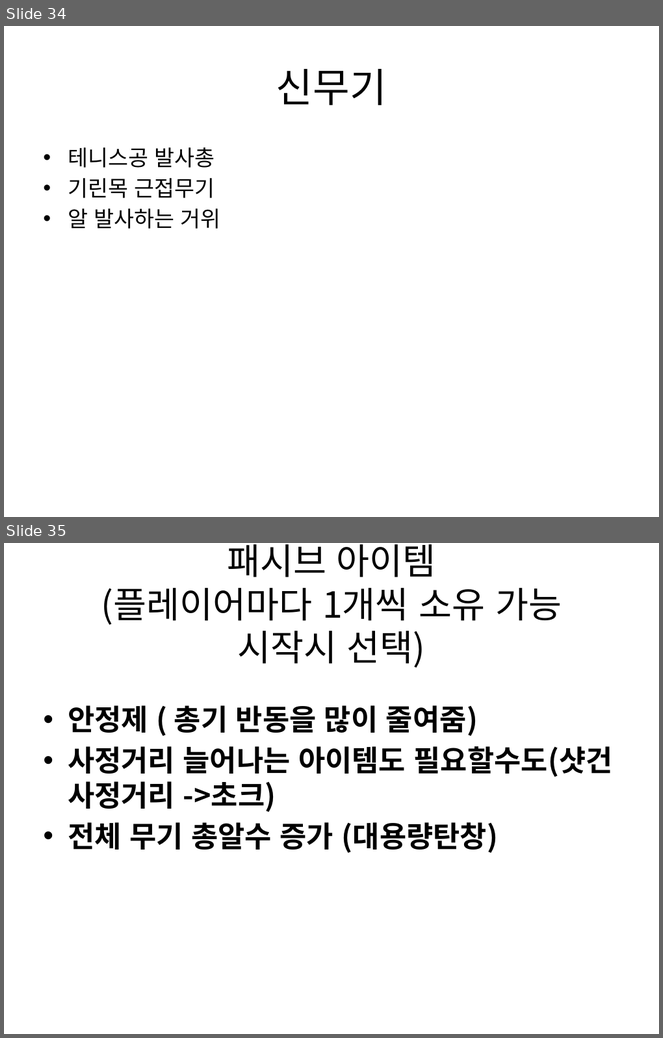
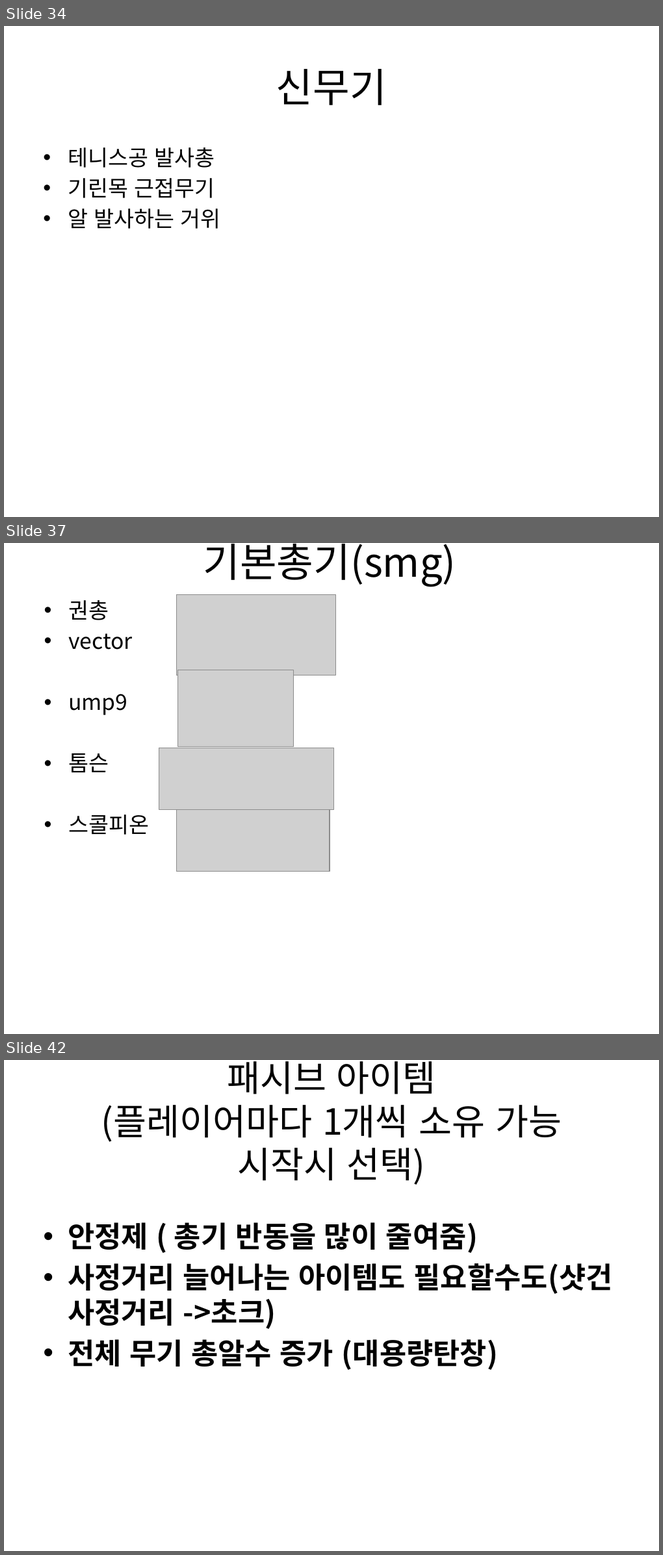
Before and after one commit to gkdlgndpdu/EscapeJail, a slide deck: EscapeJail/Assets/기획/스테이지1기획.pptx. Shown one above the other, each under a label of ours: slides 34 and 35 before the commit, slides 34, 37 and 42 after it; the slides between them are not shown. The pictures are 663x1038 and 663x1555 pixels, drawn with LibreOffice and Linux fonts; fonts in the diff are those of the drawing; grey boxes stand for pictures. Boxes give left, top, right and bottom in pixels: in the first picture for what was removed or moved away, otherwise in the second. Text is boxed around its words. In the diff, an @@ line names an element or a change of style, - is before the commit and + after.

Commit message:
기본총기 문서에 추가

```diff
--- a/EscapeJail/Assets/기획/스테이지1기획.pptx
+++ b/EscapeJail/Assets/기획/스테이지1기획.pptx
@@ slide 37 added at (4,543,659,1034), background #FFFFFF @@
@@ title added at (203,544,456,587), 44 pt, text #000000 @@
+기본총기(smg)
@@ text added at (68,600,149,835), 24 pt, text #000000 @@
+• 권총
+• vector
+• ump9
+• 톰슨
+• 스콜피온
@@ picture added at (177,595,336,676) @@
@@ picture added at (178,670,294,747) @@
@@ picture added at (159,748,334,809) @@
@@ picture added at (176,809,330,872) @@
@@ what was slide 35 is now slide 42 @@
```
Also in this commit, not shown: 6 other slides added, 1 other file.
